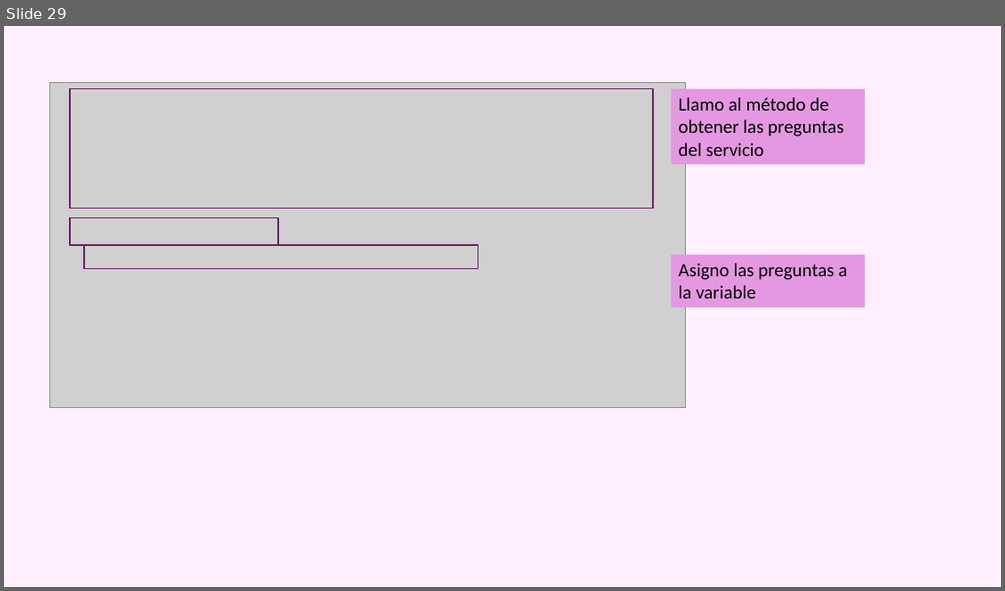
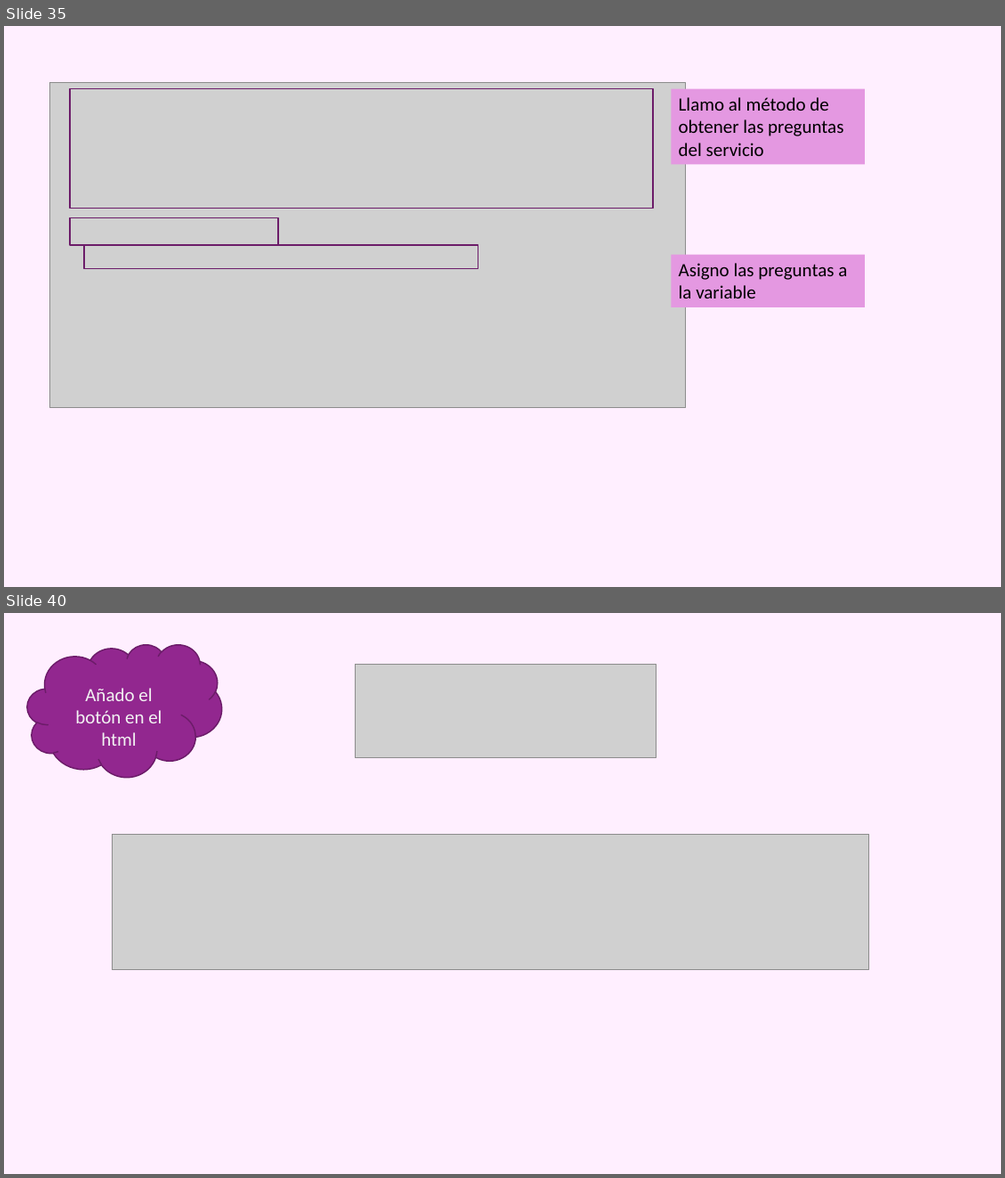
Before and after one commit to azaharafernandezguizan/STEMTrivial, a slide deck: Documents/Trivial_Aurelia.pptx. Shown one above the other, each under a label of ours: slide 29 before the commit, slides 35 and 40 after it; the slides between them are not shown. The pictures are 1005x591 and 1005x1178 pixels, drawn with LibreOffice and Linux fonts; fonts in the diff are those of the drawing; grey boxes stand for pictures. Boxes give left, top, right and bottom in pixels: in the first picture for what was removed or moved away, otherwise in the second. Text is boxed around its words. In the diff, an @@ line names an element or a change of style, - is before the commit and + after.

```diff
--- a/Documents/Trivial_Aurelia.pptx
+++ b/Documents/Trivial_Aurelia.pptx
@@ slide 40 added at [4, 613, 1001, 1174], background #FFEFFF @@
@@ cloud added at [27, 644, 222, 777], fill #92278F, outline #6C1D6A 1.25 pt @@
@@ picture added at [355, 664, 655, 757] @@
@@ line added from (66, 755) to (66, 681), #92278F 1.5 pt @@
@@ text added at [75, 688, 162, 746], 18 pt, text #F2F2F2 @@
+Añado el botón en el html
@@ picture added at [112, 835, 868, 970] @@
@@ what was slide 29 is now slide 35 @@
```
Also in this commit, not shown: 15 other slides added, 4 other files.
